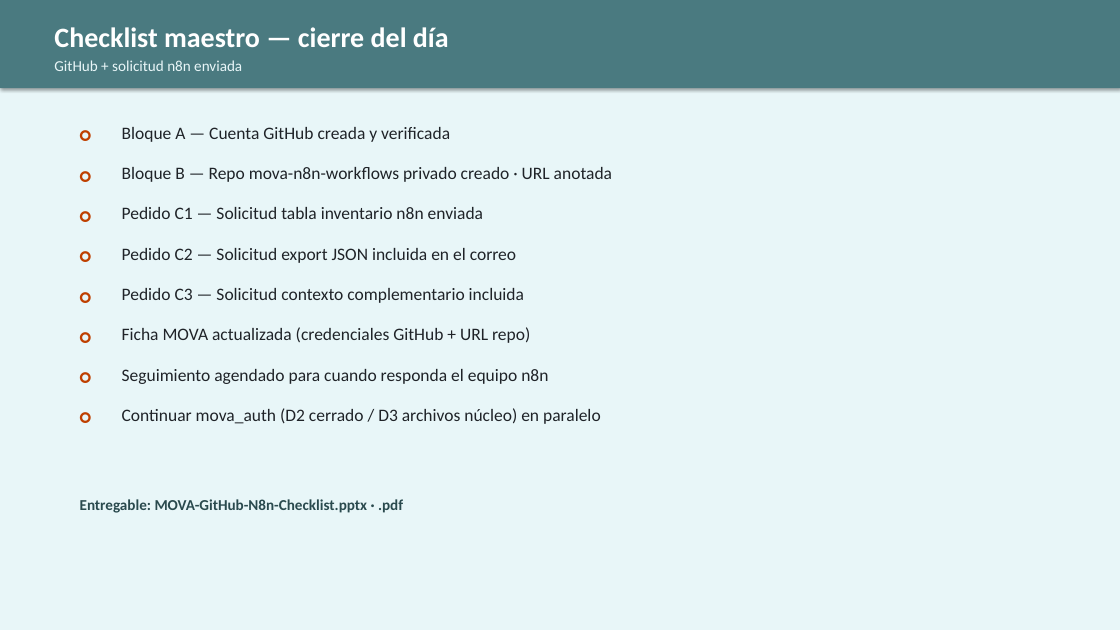
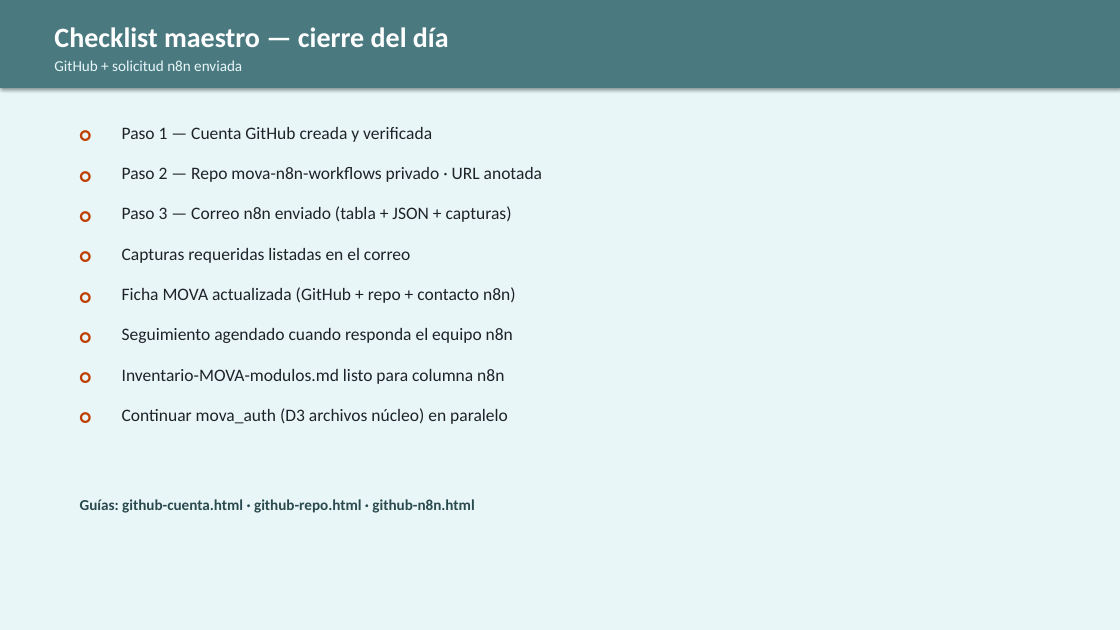
Before and after one commit to JosefaOgalde/organizacion, a slide deck: slide 17 of index/clientes/mkof/MOVA-GitHub-N8n-Checklist.pptx (slide 15 before the commit). Drawn at 1120x630 pixels with LibreOffice and Linux fonts; fonts in the diff are those of the drawing. Boxes give left, top, right and bottom in pixels: in the first picture for what was removed or moved away, otherwise in the second. Text is boxed around its words. In the diff, an @@ line names an element or a change of style, - is before the commit and + after.

```diff
--- a/index/clientes/mkof/MOVA-GitHub-N8n-Checklist.pptx
+++ b/index/clientes/mkof/MOVA-GitHub-N8n-Checklist.pptx
@@ text at [122,127,432,142]: text changed @@
-Bloque A — Cuenta GitHub creada y verificada
+Paso 1 — Cuenta GitHub creada y verificada
@@ text at [122,167,542,182]: text changed @@
-Bloque B — Repo mova-n8n-workflows privado creado · URL anotada
+Paso 2 — Repo mova-n8n-workflows privado · URL anotada
@@ text at [122,206,512,222]: text changed @@
-Pedido C1 — Solicitud tabla inventario n8n enviada
+Paso 3 — Correo n8n enviado (tabla + JSON + capturas)
@@ text at [122,248,410,263]: text changed @@
-Pedido C2 — Solicitud export JSON incluida en el correo
+Capturas requeridas listadas en el correo
@@ text at [122,287,516,303]: text changed @@
-Pedido C3 — Solicitud contexto complementario incluida
+Ficha MOVA actualizada (GitHub + repo + contacto n8n)
@@ text at [122,328,513,343]: text changed @@
-Seguimiento agendado para cuando responda el equipo n8n
+Seguimiento agendado cuando responda el equipo n8n
@@ text removed at [122,327,530,343] @@
-Ficha MOVA actualizada (credenciales GitHub + URL repo)
@@ text added at [122,369,504,384], 15 pt, text #1F2328 @@
+Inventario-MOVA-modulos.md listo para columna n8n
@@ text at [122,408,508,424]: text changed @@
-Continuar mova_auth (D2 cerrado / D3 archivos núcleo) en paralelo
+Continuar mova_auth (D3 archivos núcleo) en paralelo
@@ text at [80,499,474,513]: text changed @@
-Entregable: MOVA-GitHub-N8n-Checklist.pptx · .pdf
+Guías: github-cuenta.html · github-repo.html · github-n8n.html
```
Also in this commit, not shown: 7 other slides changed, 2 slides added, 13 other files.
